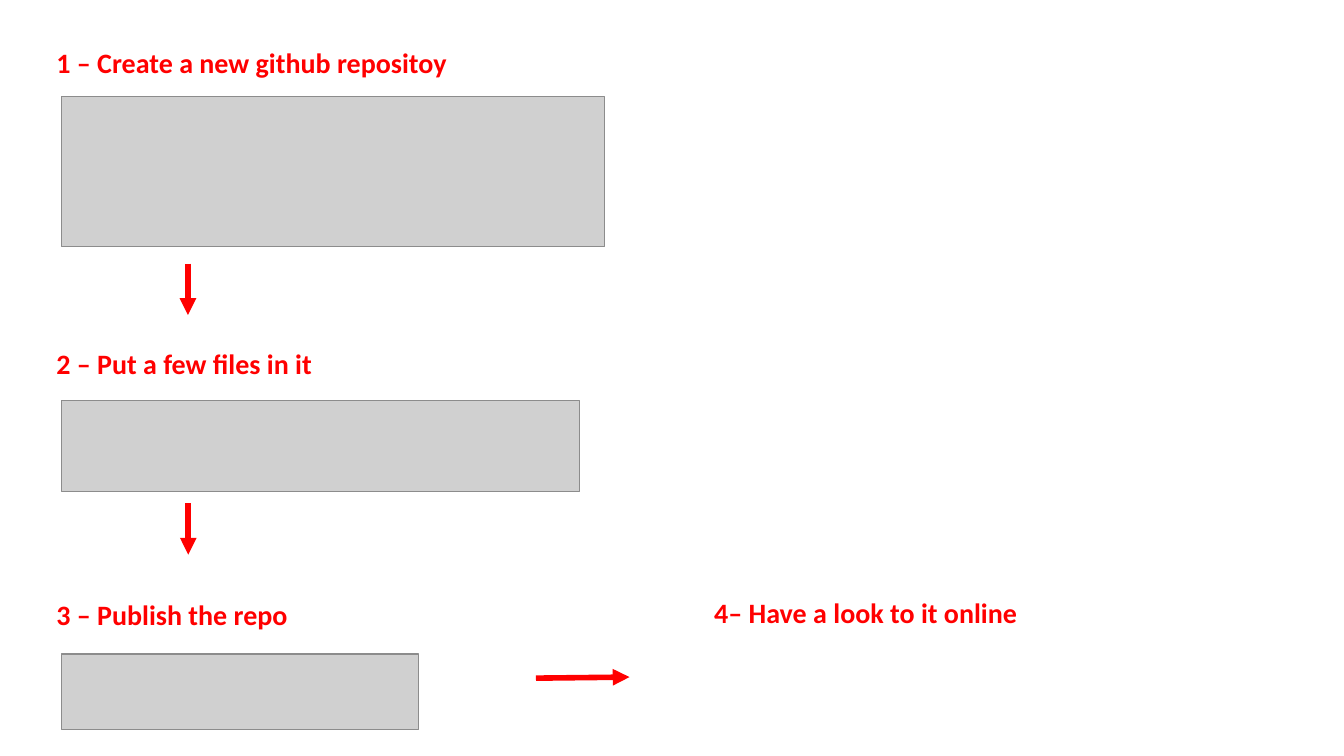
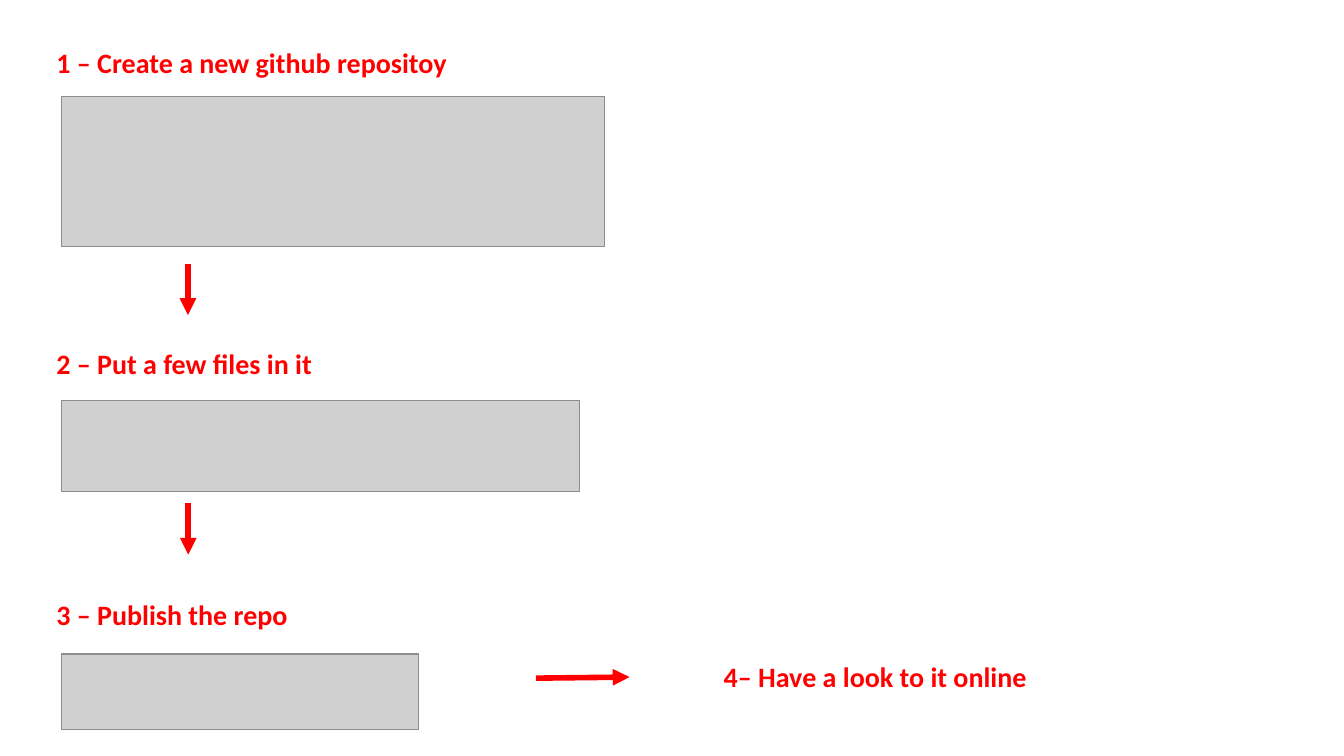
Before and after one commit to holtzy/Teaching, a slide deck: slide 12 of Intro_Github.pptx. Drawn at 1344x756 pixels with LibreOffice and Linux fonts; fonts in the diff are those of the drawing; grey boxes stand for pictures. Boxes give left, top, right and bottom in pixels: in the first picture for what was removed or moved away, otherwise in the second. Text is boxed around its words. In the diff, an @@ line names an element or a change of style, - is before the commit and + after.

```diff
--- a/Intro_Github.pptx
+++ b/Intro_Github.pptx
@@ text "4– Have a look to ...": place and size @@
-text "4– Have a look to ..." at (714,603,1017,624)
+text "4– Have a look to ..." at (724,667,1026,688)
```
Also in this commit, not shown: 2 other slides changed, 7 slides added, 3 slides removed, 1 other file.
